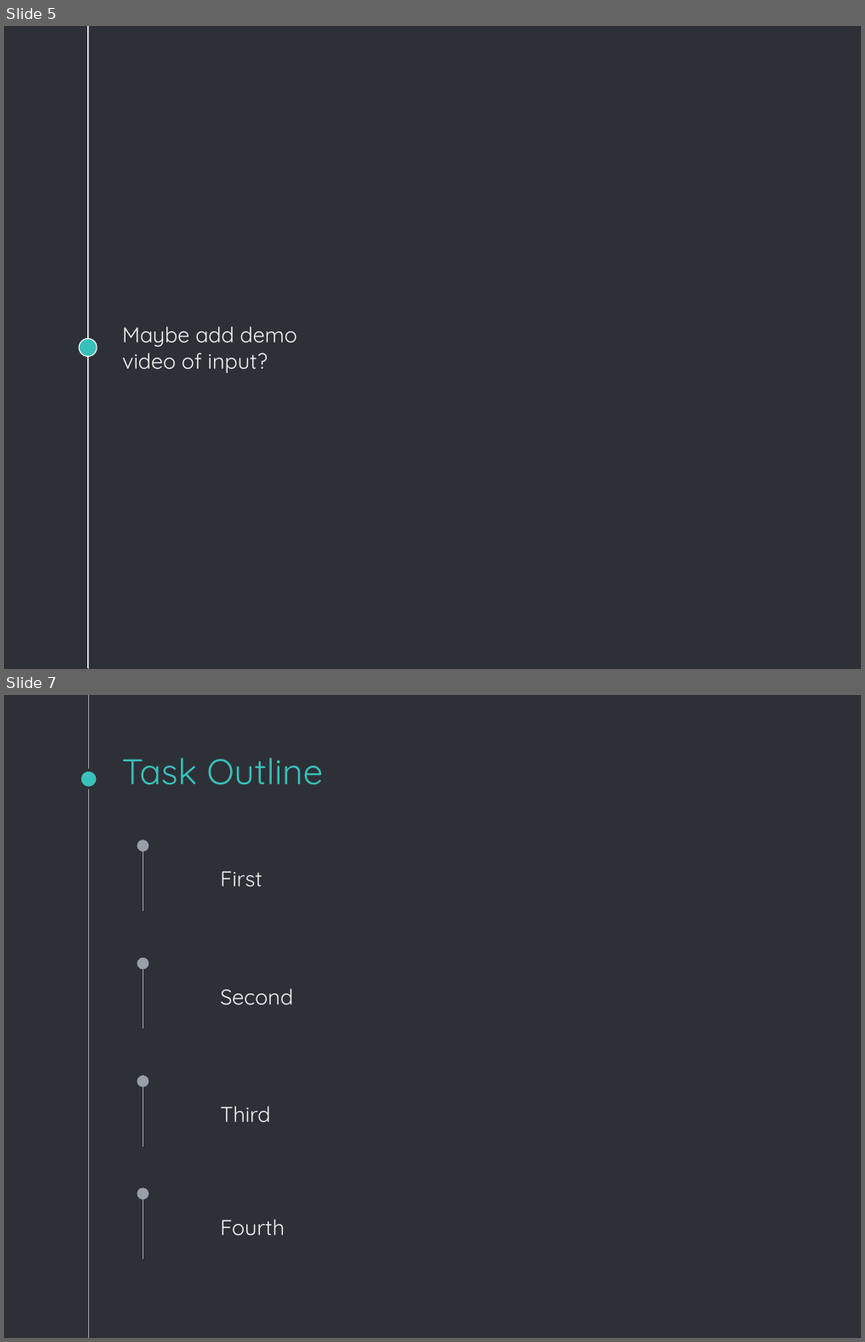
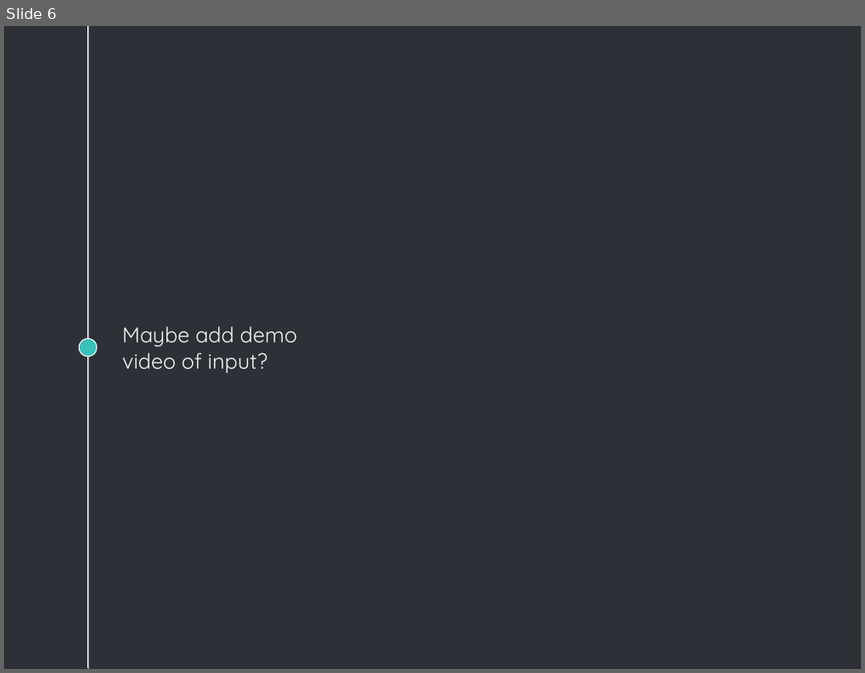
Before and after one commit to SimuJenni/RD-project, a slide deck: doc/initial-plan.pptx. Shown one above the other, each under a label of ours: slides 5 and 7 before the commit, slide 6 after it; the slides between them are not shown. The pictures are 865x1342 and 865x673 pixels, drawn with LibreOffice and Linux fonts; fonts in the diff are those of the drawing; background and template pictures are left out. Boxes give left, top, right and bottom in pixels: in the first picture for what was removed or moved away, otherwise in the second. Text is boxed around its words. In the diff, an @@ line names an element or a change of style, - is before the commit and + after.

```diff
--- a/doc/initial-plan.pptx
+++ b/doc/initial-plan.pptx
@@ slide 7 removed at (x1=4, y1=695, x2=861, y2=1338), background #2E3037; not listed: 1 template element that a slide beside it also shows @@
@@ ellipse removed at (x1=80, y1=771, x2=98, y2=789) @@
@@ title removed at (x1=122, y1=758, x2=324, y2=785) @@
-Task Outline
@@ arrow removed from (143, 911) to (143, 845) @@
@@ text removed at (x1=220, y1=871, x2=262, y2=887) @@
-First
@@ arrow removed from (143, 1028) to (143, 964) @@
@@ text removed at (x1=220, y1=988, x2=293, y2=1005) @@
-Second
@@ arrow removed from (143, 1145) to (143, 1081) @@
@@ text removed at (x1=220, y1=1106, x2=270, y2=1123) @@
-Third
@@ arrow removed from (143, 1259) to (143, 1194) @@
@@ text removed at (x1=220, y1=1219, x2=284, y2=1236) @@
-Fourth
@@ what was slide 5 is now slide 6 @@
```
Also in this commit, not shown: 3 slides changed, 4 slides added, 1 other slide removed, 1 other file.
